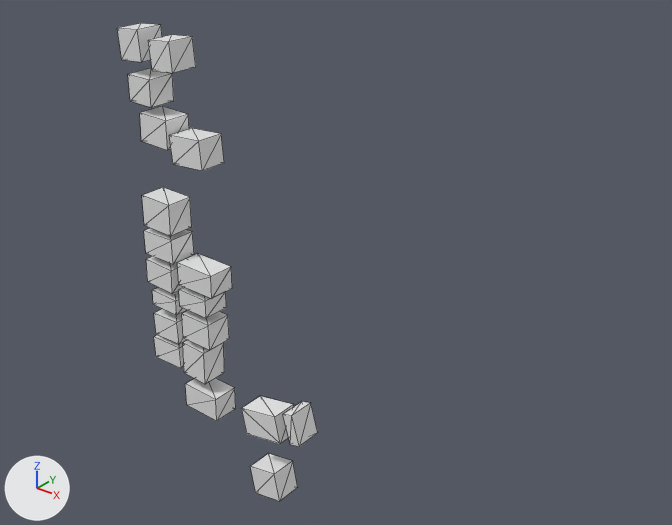
The glTF model output/glb/tile_543.glb, before and after one commit.
Before and after are seen from a 50 mm camera at (232.0, -206.0, 93.0) aimed at (26.0, 51.0, -66.0). Arrows for +X, +Y and +Z are at lower left; the lights stay in place. The picture after the commit comes second. Mesh edges are drawn as thin lines.
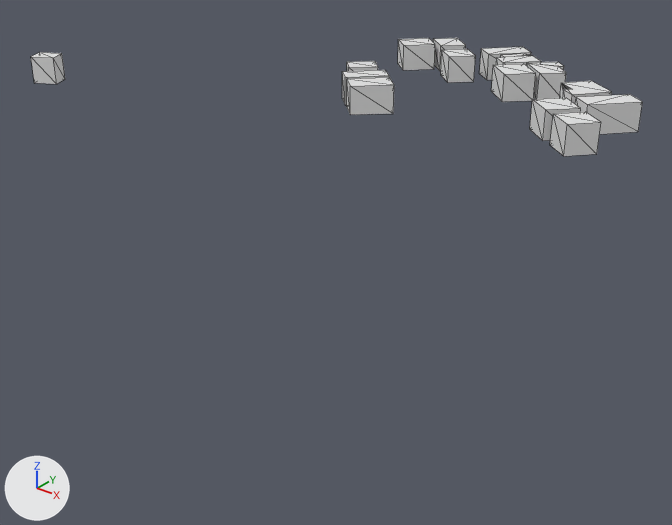
Location of each change, (x1, y1, x2, y2) in pixels of the pictures (672 x 525 px; the box of a moved part takes in the faces that stretch with it):
'Mesh_0', reshaped (203% wider, 75% shorter): before (117, 23, 318, 501); after (31, 38, 642, 156)
part 1 of me_mesh_0, moved or reshaped: before (117, 23, 162, 62); after (31, 52, 65, 84)
part 2 of me_mesh_0, moved or reshaped: before (148, 35, 196, 73); after (347, 61, 378, 71)
part 3 of me_mesh_0, moved or reshaped: before (140, 106, 189, 150); after (441, 49, 475, 83)
part 4 of me_mesh_0, moved or reshaped: before (177, 254, 232, 299); after (480, 47, 531, 80)
part 5 of me_mesh_0, moved or reshaped: before (169, 128, 224, 171); after (491, 63, 536, 102)
part 6 of me_mesh_0, moved or reshaped: before (128, 68, 174, 107); after (530, 98, 581, 141)
part 7 of me_mesh_0, moved or reshaped: before (142, 187, 192, 236); after (550, 112, 601, 156)
part 8 of me_mesh_0, added: after (496, 53, 541, 65)
part 9 of me_mesh_0, deleted: before (144, 228, 318, 501)
part 10 of me_mesh_0, added: after (342, 38, 642, 134)

What changed in the scene script:
```text
Change me_mesh_0:
    used by ob_mesh_0; location = (0.0, 0.0, 0.0)
    remove me_mesh_0.from_pydata(...)  # 152 vertices, 190 faces; spans x -17.0..58.0, y -10.0..0.0, z -135.0..30.0
    add me_mesh_0.from_pydata(...)  # 136 vertices, 174 faces; spans x -80.0..127.0, y -5.0..125.0, z 0.0..10.0
    me_mesh_0 part 1: the loose piece of 8 vertices spanning x -17.0..-7.0, y -10.0..0.0, z 19.0..30.0 is multiplied about its middle by the matrix ((0.355, 0.0, 0.796), (-0.796, 0.0, 0.355), (0.0, -0.872, 0.0)), then moved by (-62.0, 5.0, -19.0)
    me_mesh_0 part 2: the loose piece of 8 vertices spanning x -3.0..8.0, y -10.0..0.0, z 18.0..28.0 is multiplied about its middle by the matrix ((0.617, 0.0, 0.76), (-0.76, 0.0, 0.617), (0.0, -0.979, 0.0)), then moved by (25.0, 69.0, -18.0)
    me_mesh_0 part 3: the loose piece of 8 vertices spanning x -11.0..3.0, y -10.0..0.0, z -9.0..2.0 is multiplied about its middle by the matrix ((0.715, 0.0, 0.609), (-0.609, 0.0, 0.715), (0.0, -0.939, 0.0)), then moved by (49.0, 106.0, 8.0)
    me_mesh_0 part 4: the loose piece of 8 vertices spanning x 3.0..19.0, y -10.0..0.0, z -59.0..-50.0 is multiplied about its middle by the matrix ((-0.672, 0.0, 0.781), (-0.781, 0.0, -0.672), (0.0, -1.03, 0.0)), then moved by (47.0, 121.0, 60.0)
    me_mesh_0 part 5: the loose piece of 8 vertices spanning x 4.0..19.0, y -10.0..0.0, z -13.0..-2.0 is multiplied about its middle by the matrix ((0.695, 0.0, 0.76), (-0.76, 0.0, 0.695), (0.0, -1.03, 0.0)), then moved by (63.0, 98.0, 13.0)
    me_mesh_0 part 6: the loose piece of 8 vertices spanning x -14.0..-4.0, y -10.0..0.0, z 5.0..14.0 is multiplied about its middle by the matrix ((0.844, 0.0, 0.721), (-0.721, 0.0, 0.844), (0.0, -1.11, 0.0)), then moved by (115.0, 67.0, -5.0)
    me_mesh_0 part 7: the loose piece of 8 vertices spanning x -13.0..1.0, y -10.0..0.0, z -41.0..-29.0 is multiplied about its middle by the matrix ((0.679, 0.0, 0.551), (-0.551, 0.0, 0.679), (0.0, -0.874, 0.0)), then moved by (125.0, 57.0, 40.0)
    me_mesh_0 part 8: a new loose piece of 16 vertices spanning x 60.0..76.0, y 98.0..116.0, z 0.0..10.0
    me_mesh_0 part 9: 12 loose pieces with 96 vertices, spanning x -15.0..58.0, y -10.0..0.0, z -135.0..-42.0, are deleted
    me_mesh_0 part 10
    32 vertices are added at x 14.0..127.0, y 37.0..123.0, z 0.0
    32 new vertices lie (0.0, 0.0, 10.0) away from vertices in x 14.0..127.0, y 37.0..123.0, z 0.0
    82 new faces join them
```
